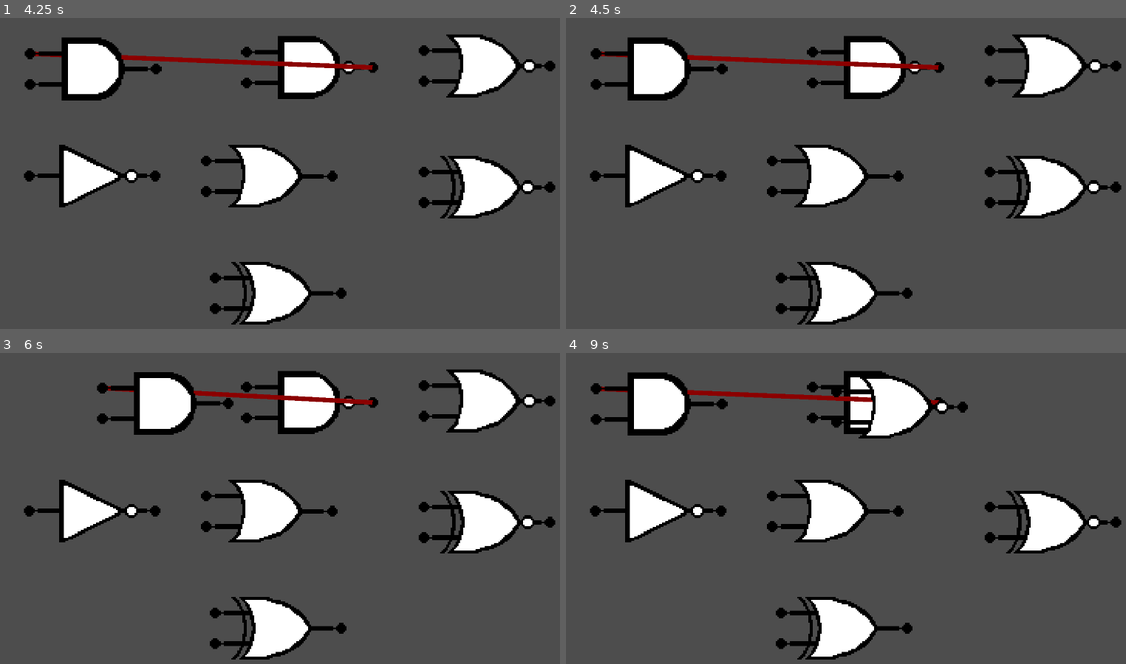
Above: before the commit, frames 1-4 (two rows, left to right).
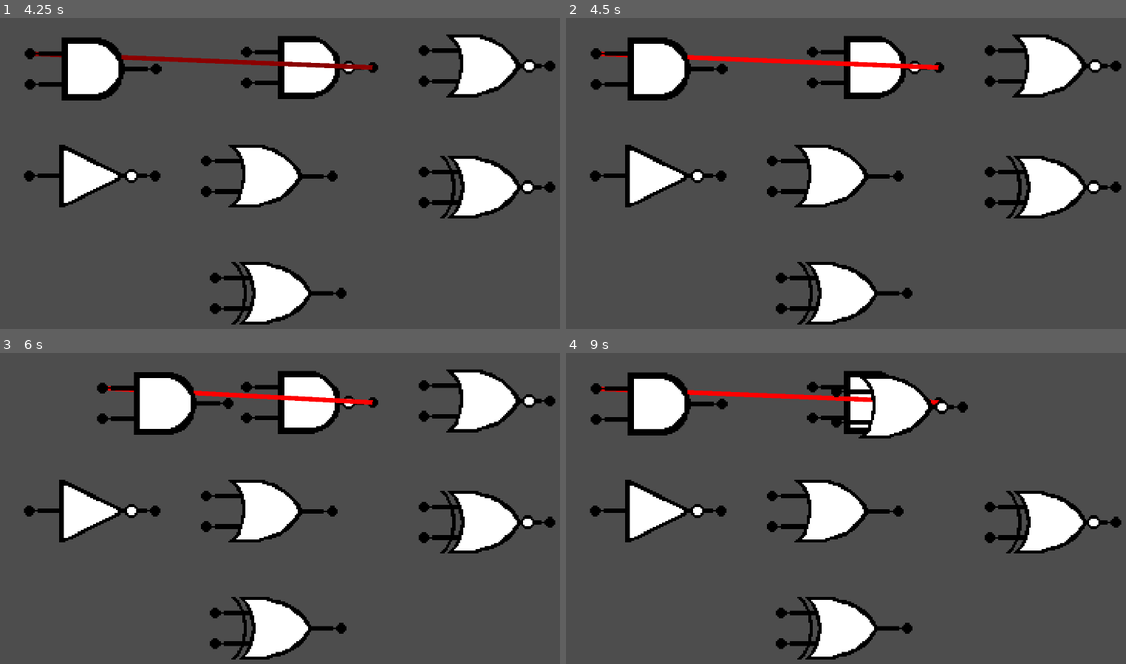
Above: after the commit, the same moments.

Repository: LucasFResende/Jogo-Circuitos-Digitais
Game: Godot game, scene res://teste/teste_ligar_portas.tscn
Two runs of this game, one before a commit and one after it. Both use one fixed random seed, a clock stepped at 60 frames per second and the inputs below. This scene is started directly instead of the project's main scene.
Inputs (mouse positions are in pixels of both pictures, inside the frame that each line leads up to):
- Up to frame 1 (4.25 s): tap Enter at 0.5, 2 s; drag from (375, 67) to (246, 52) at 0.52 s; tap Space at 1.25, 2.75 s; drag from (246, 52) to (375, 67) at 1.27 s; move the mouse to (246, 83) at 2.02 s; press the mouse at (246, 83) at 2.03 s; release the mouse at (246, 83) at 2.75 s; drag from (308, 67) to (28, 52) at 2.77 s; drag from (156, 67) to (28, 52) at 3.52 s
- Up to frame 2 (4.5 s): tap Enter at 4.25 s; drag from (594, 52) to (812, 83) at 4.27 s
- Up to frame 3 (6 s): tap Space at 5 s; move the mouse to (28, 418) at 5.02 s; press the mouse at (28, 418) at 5.03 s; release the mouse at (28, 418) at 5.75 s; drag from (95, 402) to (308, 402) at 5.77 s
- Up to frame 4 (9 s): drag from (991, 384) to (594, 418) at 6.52 s; drag from (991, 415) to (594, 418) at 7.27 s; move the mouse to (1114, 399) at 8.02 s; press the mouse at (1114, 399) at 8.03 s; right-click (1114, 399) at 8.1 s; release the mouse at (1114, 399) at 8.75 s; drag from (1058, 399) to (594, 418) at 8.77 s

Frame 1 is identical in both runs. In frame 2, 0.7% of the frame differs, in the area x 6-67%, y 10-17%; in frame 3, 0.5%; in frame 4, 0.6%.
Error in both runs: Cannot call method 'add_child' on a null value. (res://scripts/porta_logica.gd:26)

Commit message:
Finalização do desenvolvimento da lógica de emissão de sinal, adição da funcionalidade de todas as portas, criação de emissor e receptor de sinal

Diff:
--- a/cenarios/editor_cenario.tscn
+++ b/cenarios/editor_cenario.tscn
@@ -3,14 +3,17 @@
 [ext_resource type="Texture2D" uid="uid://bxgwroxxsxux1" path="res://addons/cenario/UI-Edicao-Circuito-Concept.png" id="1_c087g"]
 [ext_resource type="Texture2D" uid="uid://c6d7qjnecuvpy" path="res://addons/cenario/barra.png" id="2_6ulvt"]
 [ext_resource type="PackedScene" uid="uid://begdjq2f7k3lr" path="res://cenarios/fechar_button.tscn" id="3_luy5i"]
+[ext_resource type="Script" uid="uid://cfscb2ao1diy5" path="res://scripts/lista_portas.gd" id="5_miamp"]
 [ext_resource type="PackedScene" uid="uid://drwujyv6abhfd" path="res://objetos/porta_and.tscn" id="5_rc6gm"]
 [ext_resource type="Texture2D" uid="uid://cibnqtuc4dgq8" path="res://addons/cenario/seta.png" id="5_tl5uj"]
 [ext_resource type="PackedScene" uid="uid://cgdlbfcdpeni2" path="res://objetos/porta_nand.tscn" id="6_miamp"]
 [ext_resource type="PackedScene" uid="uid://dqqn0f37jrurl" path="res://objetos/porta_nor.tscn" id="7_pfohb"]
+[ext_resource type="PackedScene" uid="uid://cfks82n2ykoe6" path="res://objetos/receptor_sinal.tscn" id="7_rc6gm"]
 [ext_resource type="PackedScene" uid="uid://chbvjwgwihu33" path="res://objetos/porta_not.tscn" id="8_v0pkc"]
 [ext_resource type="PackedScene" uid="uid://dojaf0u8vki8r" path="res://objetos/porta_or.tscn" id="9_l38a8"]
 [ext_resource type="PackedScene" uid="uid://balvo76xl87jm" path="res://objetos/porta_xnor.tscn" id="10_613l6"]
 [ext_resource type="PackedScene" uid="uid://bmasn50rrds44" path="res://objetos/porta_xor.tscn" id="11_648rf"]
+[ext_resource type="PackedScene" uid="uid://dn60c7wb5sjen" path="res://objetos/fonte_sinal.tscn" id="11_rc6gm"]
 
 [sub_resource type="StyleBoxTexture" id="StyleBoxTexture_f1574"]
 texture = ExtResource("1_c087g")
@@ -21,10 +24,14 @@
 [sub_resource type="StyleBoxFlat" id="StyleBoxFlat_5183e"]
 bg_color = Color(0.6, 0.6, 0.6, 0)
 
+[sub_resource type="StyleBoxEmpty" id="StyleBoxEmpty_648rf"]
+
 [sub_resource type="StyleBoxEmpty" id="StyleBoxEmpty_mggl4"]
 
 [sub_resource type="StyleBoxFlat" id="StyleBoxFlat_f1574"]
 bg_color = Color(0.6, 0.6, 0.6, 0)
+
+[sub_resource type="StyleBoxEmpty" id="StyleBoxEmpty_613l6"]
 
 [sub_resource type="StyleBoxEmpty" id="StyleBoxEmpty_tv0sf"]
 
@@ -88,6 +95,7 @@
 offset_right = -475.0
 offset_bottom = 512.0
 theme_override_styles/normal = SubResource("StyleBoxFlat_5183e")
+theme_override_styles/pressed = SubResource("StyleBoxEmpty_648rf")
 theme_override_styles/hover = SubResource("StyleBoxEmpty_mggl4")
 icon = ExtResource("5_tl5uj")
 icon_alignment = 1
@@ -100,11 +108,12 @@
 offset_bottom = 512.0
 scale = Vector2(-1, 1)
 theme_override_styles/normal = SubResource("StyleBoxFlat_f1574")
+theme_override_styles/pressed = SubResource("StyleBoxEmpty_613l6")
 theme_override_styles/hover = SubResource("StyleBoxEmpty_tv0sf")
 icon = ExtResource("5_tl5uj")
 icon_alignment = 1
 
-[node name="HBoxContainer" type="HBoxContainer" parent="." unique_id=1528491819]
+[node name="HBoxContainer" type="HBoxContainer" parent="." unique_id=1528491819 node_paths=PackedStringArray("lista_nos")]
 layout_mode = 0
 offset_left = -459.0
 offset_top = 405.6
@@ -114,48 +123,37 @@
 mouse_filter = 2
 theme_override_constants/separation = 140
 alignment = 1
+script = ExtResource("5_miamp")
+lista = Array[PackedScene]([ExtResource("11_rc6gm"), ExtResource("5_rc6gm"), ExtResource("6_miamp"), ExtResource("7_pfohb"), ExtResource("8_v0pkc"), ExtResource("9_l38a8"), ExtResource("10_613l6"), ExtResource("11_648rf"), ExtResource("7_rc6gm")])
+lista_nos = [NodePath("Control"), NodePath("Control2"), NodePath("Control3"), NodePath("Control4"), NodePath("Control5"), NodePath("Control6"), NodePath("Control7")]
 
 [node name="Control" type="Control" parent="HBoxContainer" unique_id=476676322]
 layout_mode = 2
 size_flags_vertical = 4
 
-[node name="PortaAnd" parent="HBoxContainer/Control" unique_id=1581419183 instance=ExtResource("5_rc6gm")]
-
 [node name="Control2" type="Control" parent="HBoxContainer" unique_id=998995857]
 layout_mode = 2
 size_flags_vertical = 4
-
-[node name="PortaNand" parent="HBoxContainer/Control2" unique_id=445273209 instance=ExtResource("6_miamp")]
 
 [node name="Control3" type="Control" parent="HBoxContainer" unique_id=504192515]
 layout_mode = 2
 size_flags_vertical = 4
 
-[node name="PortaNor" parent="HBoxContainer/Control3" unique_id=443077450 instance=ExtResource("7_pfohb")]
-
 [node name="Control4" type="Control" parent="HBoxContainer" unique_id=789037700]
 layout_mode = 2
 size_flags_vertical = 4
-
-[node name="PortaNot" parent="HBoxContainer/Control4" unique_id=1974483858 instance=ExtResource("8_v0pkc")]
 
 [node name="Control5" type="Control" parent="HBoxContainer" unique_id=508081973]
 layout_mode = 2
 size_flags_vertical = 4
 
-[node name="PortaOr" parent="HBoxContainer/Control5" unique_id=2034512787 instance=ExtResource("9_l38a8")]
-
 [node name="Control6" type="Control" parent="HBoxContainer" unique_id=836360393]
 layout_mode = 2
 size_flags_vertical = 4
 
-[node name="PortaXnor" parent="HBoxContainer/Control6" unique_id=1232400015 instance=ExtResource("10_613l6")]
-
 [node name="Control7" type="Control" parent="HBoxContainer" unique_id=1207555114]
 layout_mode = 2
 size_flags_vertical = 4
-
-[node name="PortaXor" parent="HBoxContainer/Control7" unique_id=1846314272 instance=ExtResource("11_648rf")]
 
 [node name="Circuito" type="Control" parent="." unique_id=946407543 groups=["circuito"]]
 unique_name_in_owner = true
@@ -163,3 +161,10 @@
 offset_right = 40.0
 offset_bottom = 40.0
 mouse_filter = 2
+
+[connection signal="mouse_entered" from="EsquerdaButton" to="HBoxContainer" method="_on_mouse_entered"]
+[connection signal="mouse_exited" from="EsquerdaButton" to="HBoxContainer" method="_on_mouse_exited"]
+[connection signal="pressed" from="EsquerdaButton" to="HBoxContainer" method="_on_esquerda_button_pressed"]
+[connection signal="mouse_entered" from="DireiraButton" to="HBoxContainer" method="_on_mouse_entered"]
+[connection signal="mouse_exited" from="DireiraButton" to="HBoxContainer" method="_on_mouse_exited"]
+[connection signal="pressed" from="DireiraButton" to="HBoxContainer" method="_on_direira_button_pressed"]
--- /dev/null
+++ b/objetos/fonte_sinal.tscn
@@ -0,0 +1,54 @@
+[gd_scene format=3 uid="uid://dn60c7wb5sjen"]
+
+[ext_resource type="Texture2D" uid="uid://drpni1a42jpdy" path="res://addons/portas_logicas/fonte_sinal1.png" id="1_wa0ky"]
+[ext_resource type="Script" uid="uid://dhvd5sbnkf046" path="res://scripts/fonte_sinal.gd" id="2_4o7b4"]
+[ext_resource type="Script" uid="uid://cf4yuhndq8e5r" path="res://scripts/saida.gd" id="3_4o7b4"]
+[ext_resource type="Script" uid="uid://bcdos2akgrs6b" path="res://scripts/butao_ligar_desligar.gd" id="4_qkl8o"]
+
+[sub_resource type="CircleShape2D" id="CircleShape2D_f1574"]
+radius = 3.535534
+
+[sub_resource type="RectangleShape2D" id="RectangleShape2D_f1574"]
+size = Vector2(53, 54)
+
+[sub_resource type="RectangleShape2D" id="RectangleShape2D_ie5d1"]
+size = Vector2(20, 18)
+
+[node name="FonteSinal" type="Sprite2D" unique_id=766838194]
+scale = Vector2(1.4, 1.4)
+texture = ExtResource("1_wa0ky")
+flip_h = true
+script = ExtResource("2_4o7b4")
+
+[node name="SaidaLigacao" type="Node2D" parent="." unique_id=625803256]
+unique_name_in_owner = true
+
+[node name="Saida" type="Area2D" parent="." unique_id=909673985 groups=["saida"]]
+position = Vector2(49, 13.5)
+script = ExtResource("3_4o7b4")
+
+[node name="CollisionShape2D" type="CollisionShape2D" parent="Saida" unique_id=1478469236]
+shape = SubResource("CircleShape2D_f1574")
+
+[node name="ArrastarArea" type="Area2D" parent="." unique_id=1918893829]
+unique_name_in_owner = true
+position = Vector2(-36, 0)
+
+[node name="CollisionShape2D" type="CollisionShape2D" parent="ArrastarArea" unique_id=789639193]
+position = Vector2(8.5, -1)
+shape = SubResource("RectangleShape2D_f1574")
+
+[node name="ButaoLigarDesligar" type="Area2D" parent="." unique_id=1367436659]
+unique_name_in_owner = true
+position = Vector2(15, 10)
+script = ExtResource("4_qkl8o")
+
+[node name="CollisionShape2D" type="CollisionShape2D" parent="ButaoLigarDesligar" unique_id=2003366656]
+shape = SubResource("RectangleShape2D_ie5d1")
+
+[connection signal="input_event" from="Saida" to="Saida" method="_on_input_event"]
+[connection signal="mouse_entered" from="Saida" to="Saida" method="_on_mouse_entered"]
+[connection signal="mouse_exited" from="Saida" to="Saida" method="_on_mouse_exited"]
+[connection signal="input_event" from="ButaoLigarDesligar" to="." method="_on_butao_ligar_desligar_input_event"]
+[connection signal="mouse_entered" from="ButaoLigarDesligar" to="ButaoLigarDesligar" method="_on_mouse_entered"]
+[connection signal="mouse_exited" from="ButaoLigarDesligar" to="ButaoLigarDesligar" method="_on_mouse_exited"]
--- a/objetos/porta_and.tscn
+++ b/objetos/porta_and.tscn
@@ -2,7 +2,7 @@
 
 [ext_resource type="Texture2D" uid="uid://sjyq6epe1psf" path="res://addons/portas_logicas/porta_and.png" id="1_amh64"]
 [ext_resource type="Script" uid="uid://cf4yuhndq8e5r" path="res://scripts/saida.gd" id="2_42eg7"]
-[ext_resource type="Script" uid="uid://b07g66uolohvj" path="res://scripts/porta_logica.gd" id="2_teanx"]
+[ext_resource type="Script" uid="uid://coxswnge7c5uq" path="res://scripts/porta_and.gd" id="2_teanx"]
 [ext_resource type="Script" uid="uid://cyg3iye50vir6" path="res://scripts/entrada.gd" id="4_teanx"]
 
 [sub_resource type="CircleShape2D" id="CircleShape2D_teanx"]
--- a/objetos/porta_nand.tscn
+++ b/objetos/porta_nand.tscn
@@ -1,7 +1,7 @@
 [gd_scene format=3 uid="uid://cgdlbfcdpeni2"]
 
 [ext_resource type="Texture2D" uid="uid://ddk3dt73m4dxs" path="res://addons/portas_logicas/porta_nand.png" id="1_ssvex"]
-[ext_resource type="Script" uid="uid://b07g66uolohvj" path="res://scripts/porta_logica.gd" id="2_e8mnd"]
+[ext_resource type="Script" uid="uid://cqxiqdac4um2i" path="res://scripts/porta_nand.gd" id="2_e8mnd"]
 [ext_resource type="Script" uid="uid://cf4yuhndq8e5r" path="res://scripts/saida.gd" id="3_e8mnd"]
 [ext_resource type="Script" uid="uid://cyg3iye50vir6" path="res://scripts/entrada.gd" id="4_e8mnd"]
 
--- a/objetos/porta_nor.tscn
+++ b/objetos/porta_nor.tscn
@@ -1,7 +1,7 @@
 [gd_scene format=3 uid="uid://dqqn0f37jrurl"]
 
 [ext_resource type="Texture2D" uid="uid://cyjaw2ok16efh" path="res://addons/portas_logicas/porta_nor.png" id="1_ypid3"]
-[ext_resource type="Script" uid="uid://b07g66uolohvj" path="res://scripts/porta_logica.gd" id="2_byw2l"]
+[ext_resource type="Script" uid="uid://dlwwe0g4qylly" path="res://scripts/porta_nor.gd" id="2_yqnv8"]
 [ext_resource type="Script" uid="uid://cyg3iye50vir6" path="res://scripts/entrada.gd" id="3_32kd5"]
 [ext_resource type="Script" uid="uid://cf4yuhndq8e5r" path="res://scripts/saida.gd" id="3_yqnv8"]
 
@@ -14,7 +14,7 @@
 [node name="PortaNor" type="Sprite2D" unique_id=443077450]
 scale = Vector2(1.5, 1.5)
 texture = ExtResource("1_ypid3")
-script = ExtResource("2_byw2l")
+script = ExtResource("2_yqnv8")
 
 [node name="SaidaLigacao" type="Node2D" parent="." unique_id=917329911]
 unique_name_in_owner = true
--- a/objetos/porta_not.tscn
+++ b/objetos/porta_not.tscn
@@ -1,7 +1,7 @@
 [gd_scene format=3 uid="uid://chbvjwgwihu33"]
 
 [ext_resource type="Texture2D" uid="uid://dxiigm6iiyvx8" path="res://addons/portas_logicas/porta_not.png" id="1_gn0eq"]
-[ext_resource type="Script" uid="uid://b07g66uolohvj" path="res://scripts/porta_logica.gd" id="2_iyca6"]
+[ext_resource type="Script" uid="uid://rats2iymkmc8" path="res://scripts/porta_not.gd" id="2_o2ckj"]
 [ext_resource type="Script" uid="uid://cyg3iye50vir6" path="res://scripts/entrada.gd" id="3_boejh"]
 [ext_resource type="Script" uid="uid://cf4yuhndq8e5r" path="res://scripts/saida.gd" id="3_o2ckj"]
 
@@ -17,7 +17,7 @@
 [node name="PortaNot" type="Sprite2D" unique_id=1974483858]
 scale = Vector2(1.5, 1.5)
 texture = ExtResource("1_gn0eq")
-script = ExtResource("2_iyca6")
+script = ExtResource("2_o2ckj")
 
 [node name="SaidaLigacao" type="Node2D" parent="." unique_id=1765386179]
 unique_name_in_owner = true
@@ -29,11 +29,11 @@
 [node name="CollisionShape2D" type="CollisionShape2D" parent="Entrada1" unique_id=952071021]
 shape = SubResource("CircleShape2D_e4rou")
 
-[node name="Saída" type="Area2D" parent="." unique_id=1243853540 groups=["saida"]]
+[node name="Saida" type="Area2D" parent="." unique_id=1243853540 groups=["saida"]]
 position = Vector2(41, 0)
 script = ExtResource("3_o2ckj")
 
-[node name="CollisionShape2D" type="CollisionShape2D" parent="Saída" unique_id=1306402379]
+[node name="CollisionShape2D" type="CollisionShape2D" parent="Saida" unique_id=1306402379]
 shape = SubResource("CircleShape2D_iyca6")
 
 [node name="ArrastarArea" type="Area2D" parent="." unique_id=2014270412]
@@ -46,6 +46,6 @@
 [connection signal="input_event" from="Entrada1" to="Entrada1" method="_on_input_event"]
 [connection signal="mouse_entered" from="Entrada1" to="Entrada1" method="_on_mouse_entered"]
 [connection signal="mouse_exited" from="Entrada1" to="Entrada1" method="_on_mouse_exited"]
-[connection signal="input_event" from="Saída" to="Saída" method="_on_input_event"]
-[connection signal="mouse_entered" from="Saída" to="Saída" method="_on_mouse_entered"]
-[connection signal="mouse_exited" from="Saída" to="Saída" method="_on_mouse_exited"]
+[connection signal="input_event" from="Saida" to="Saida" method="_on_input_event"]
+[connection signal="mouse_entered" from="Saida" to="Saida" method="_on_mouse_entered"]
+[connection signal="mouse_exited" from="Saida" to="Saida" method="_on_mouse_exited"]
--- a/objetos/porta_or.tscn
+++ b/objetos/porta_or.tscn
@@ -1,7 +1,7 @@
 [gd_scene format=3 uid="uid://dojaf0u8vki8r"]
 
 [ext_resource type="Texture2D" uid="uid://lhuwcp5enq1i" path="res://addons/portas_logicas/porta_or.png" id="1_efll8"]
-[ext_resource type="Script" uid="uid://b07g66uolohvj" path="res://scripts/porta_logica.gd" id="2_o6fur"]
+[ext_resource type="Script" uid="uid://cm8nue6x3ra2v" path="res://scripts/porta_or.gd" id="2_ykh8f"]
 [ext_resource type="Script" uid="uid://cyg3iye50vir6" path="res://scripts/entrada.gd" id="3_3fld5"]
 [ext_resource type="Script" uid="uid://cf4yuhndq8e5r" path="res://scripts/saida.gd" id="3_ykh8f"]
 
@@ -14,7 +14,7 @@
 [node name="PortaOr" type="Sprite2D" unique_id=2034512787]
 scale = Vector2(1.5, 1.5)
 texture = ExtResource("1_efll8")
-script = ExtResource("2_o6fur")
+script = ExtResource("2_ykh8f")
 
 [node name="SaidaLigacao" type="Node2D" parent="." unique_id=507149804]
 unique_name_in_owner = true
--- a/objetos/porta_xnor.tscn
+++ b/objetos/porta_xnor.tscn
@@ -1,7 +1,7 @@
 [gd_scene format=3 uid="uid://balvo76xl87jm"]
 
 [ext_resource type="Texture2D" uid="uid://wkfsri3pl608" path="res://addons/portas_logicas/porta_xnor.png" id="1_0cjil"]
-[ext_resource type="Script" uid="uid://b07g66uolohvj" path="res://scripts/porta_logica.gd" id="2_jc5n5"]
+[ext_resource type="Script" uid="uid://ggw4hsldpknf" path="res://scripts/porta_xnor.gd" id="2_v4lp0"]
 [ext_resource type="Script" uid="uid://cyg3iye50vir6" path="res://scripts/entrada.gd" id="3_ms8hi"]
 [ext_resource type="Script" uid="uid://cf4yuhndq8e5r" path="res://scripts/saida.gd" id="3_v4lp0"]
 
@@ -14,7 +14,7 @@
 [node name="PortaXnor" type="Sprite2D" unique_id=1232400015]
 scale = Vector2(1.5, 1.5)
 texture = ExtResource("1_0cjil")
-script = ExtResource("2_jc5n5")
+script = ExtResource("2_v4lp0")
 
 [node name="SaidaLigacao" type="Node2D" parent="." unique_id=1994221236]
 unique_name_in_owner = true
--- a/objetos/porta_xor.tscn
+++ b/objetos/porta_xor.tscn
@@ -1,7 +1,7 @@
 [gd_scene format=3 uid="uid://bmasn50rrds44"]
 
 [ext_resource type="Texture2D" uid="uid://b8c0g2b3pry4k" path="res://addons/portas_logicas/porta_xor.png" id="1_ooypg"]
-[ext_resource type="Script" uid="uid://b07g66uolohvj" path="res://scripts/porta_logica.gd" id="2_14etl"]
+[ext_resource type="Script" uid="uid://bjjhffb2vk3j7" path="res://scripts/porta_xor.gd" id="2_km1xd"]
 [ext_resource type="Script" uid="uid://cf4yuhndq8e5r" path="res://scripts/saida.gd" id="3_km1xd"]
 [ext_resource type="Script" uid="uid://cyg3iye50vir6" path="res://scripts/entrada.gd" id="3_sxclp"]
 
@@ -14,7 +14,7 @@
 [node name="PortaXor" type="Sprite2D" unique_id=1846314272]
 scale = Vector2(1.5, 1.5)
 texture = ExtResource("1_ooypg")
-script = ExtResource("2_14etl")
+script = ExtResource("2_km1xd")
 
 [node name="SaidaLigacao" type="Node2D" parent="." unique_id=722191676]
 unique_name_in_owner = true
--- /dev/null
+++ b/objetos/receptor_sinal.tscn
@@ -0,0 +1,35 @@
+[gd_scene format=3 uid="uid://cfks82n2ykoe6"]
+
+[ext_resource type="Texture2D" uid="uid://d2ybhugsefn1q" path="res://addons/portas_logicas/receptor_sinal1.png" id="1_2c27v"]
+[ext_resource type="Script" uid="uid://cry5i0favdibq" path="res://scripts/receptor_sinal.gd" id="2_bd05w"]
+[ext_resource type="Script" uid="uid://cyg3iye50vir6" path="res://scripts/entrada.gd" id="2_t3odr"]
+
+[sub_resource type="CircleShape2D" id="CircleShape2D_f1574"]
+radius = 3.0
+
+[sub_resource type="RectangleShape2D" id="RectangleShape2D_f1574"]
+size = Vector2(43, 49)
+
+[node name="ReceptorSinal" type="Sprite2D" unique_id=1608594445]
+scale = Vector2(1.5, 1.5)
+texture = ExtResource("1_2c27v")
+script = ExtResource("2_bd05w")
+
+[node name="Entrada" type="Area2D" parent="." unique_id=929402223]
+position = Vector2(-25, 15)
+script = ExtResource("2_t3odr")
+
+[node name="CollisionShape2D" type="CollisionShape2D" parent="Entrada" unique_id=963486215]
+shape = SubResource("CircleShape2D_f1574")
+
+[node name="ArrastarArea" type="Area2D" parent="." unique_id=2114729614]
+unique_name_in_owner = true
+position = Vector2(11, 0)
+
+[node name="CollisionShape2D" type="CollisionShape2D" parent="ArrastarArea" unique_id=1608005970]
+position = Vector2(-3.5, -0.5)
+shape = SubResource("RectangleShape2D_f1574")
+
+[connection signal="input_event" from="Entrada" to="Entrada" method="_on_input_event"]
+[connection signal="mouse_entered" from="Entrada" to="Entrada" method="_on_mouse_entered"]
+[connection signal="mouse_exited" from="Entrada" to="Entrada" method="_on_mouse_exited"]
--- /dev/null
+++ b/scripts/butao_ligar_desligar.gd
@@ -0,0 +1,19 @@
+extends Area2D
+
+
+# Called when the node enters the scene tree for the first time.
+func _ready() -> void:
+	pass # Replace with function body.
+
+
+# Called every frame. 'delta' is the elapsed time since the previous frame.
+func _process(delta: float) -> void:
+	pass
+
+
+func _on_mouse_entered() -> void:
+	Input.set_custom_mouse_cursor(load(Global.mouse_selecao),Input.CURSOR_ARROW,Vector2(15,0))
+
+
+func _on_mouse_exited() -> void:
+	Input.set_custom_mouse_cursor(load(Global.mouse_padrao))
--- /dev/null
+++ b/scripts/fonte_sinal.gd
@@ -0,0 +1,19 @@
+class_name FonteSinal
+extends PortaLogica
+
+@onready var sprite_ligado = load("res://addons/portas_logicas/fonte_sinal1.png")
+@onready var sprite_desligado = load("res://addons/portas_logicas/fonte_sinal2.png")
+
+
+func mudar_saida() -> void:
+	if sinal == false:
+		sinal = true
+		set("texture",sprite_desligado)
+	else:
+		sinal = false
+		set("texture",sprite_ligado)
+	$Saida.sinal = sinal
+
+func _on_butao_ligar_desligar_input_event(viewport: Node, event: InputEvent, shape_idx: int) -> void:
+	if event.is_action_pressed("btn_esquerdo"):
+		mudar_saida()
--- /dev/null
+++ b/scripts/lista_portas.gd
@@ -0,0 +1,38 @@
+extends HBoxContainer
+
+@export var lista: Array[PackedScene]
+var offset:int = 0
+@export var lista_nos:Array[Control]
+
+func _ready() -> void:
+	atualizar_lista_exibida()
+
+func atualizar_lista_exibida() -> void:
+	for i in range(len(lista_nos)):
+		var no:Control = lista_nos[i]
+		if no.get_child_count()>0:
+			no.get_child(0).call_deferred("queue_free")
+		no.add_child(lista[i+offset].instantiate())
+
+func _on_esquerda_button_pressed() -> void:
+	if offset == 0:
+		pass
+	else:
+		offset-=1
+		atualizar_lista_exibida()
+
+
+func _on_direira_button_pressed() -> void:
+	if len(lista_nos)+offset > len(lista)-1:
+		pass
+	else:
+		offset+=1
+		atualizar_lista_exibida()
+
+
+func _on_mouse_entered() -> void:
+	Input.set_custom_mouse_cursor(load(Global.mouse_selecao),Input.CURSOR_ARROW,Vector2(15,0))
+
+
+func _on_mouse_exited() -> void:
+	Input.set_custom_mouse_cursor(load(Global.mouse_padrao))
--- /dev/null
+++ b/scripts/porta_and.gd
@@ -0,0 +1,7 @@
+extends PortaLogica
+
+func verificar_logica() -> void:
+	var valor1 = $Entrada1.sinal
+	var valor2 = $Entrada2.sinal
+	sinal = valor1 and valor2
+	$Saida.sinal = sinal
--- a/scripts/porta_logica.gd
+++ b/scripts/porta_logica.gd
@@ -5,7 +5,7 @@
 var pode_duplicar:bool = true
 var clique_offset: Vector2 = Vector2.ZERO
 var posicao_origem: Vector2
-var sinal:int
+var sinal:bool = 0
 
 @onready var area_2d: Area2D = %ArrastarArea
 @onready var id:int = rand_from_seed(self.name.hash())[0]
@@ -32,6 +32,7 @@
 
 # Called every frame. 'delta' is the elapsed time since the previous frame.
 func _process(delta: float) -> void:
+	verificar_logica()
 	if esta_arrastando:
 		global_position = get_global_mouse_position() - clique_offset
 
@@ -42,5 +43,5 @@
 			esta_arrastando = true
 			clique_offset = get_global_mouse_position() - global_position
 
-func verificar_logica(valor1:int, valor2:int) -> int:
-	return 0
+func verificar_logica() -> void:
+	pass
--- /dev/null
+++ b/scripts/porta_nand.gd
@@ -0,0 +1,7 @@
+extends PortaLogica
+
+func verificar_logica() -> void:
+	var valor1 = $Entrada1.sinal
+	var valor2 = $Entrada2.sinal
+	sinal = !(valor1 and valor2)
+	$Saida.sinal = sinal
--- /dev/null
+++ b/scripts/porta_nor.gd
@@ -0,0 +1,7 @@
+extends PortaLogica
+
+func verificar_logica() -> void:
+	var valor1 = $Entrada1.sinal
+	var valor2 = $Entrada2.sinal
+	sinal = !(valor1 or valor2)
+	$Saida.sinal = sinal
--- /dev/null
+++ b/scripts/porta_not.gd
@@ -0,0 +1,10 @@
+extends PortaLogica
+
+func _ready() -> void:
+	area_2d.input_event.connect(_on_area_2d_input_event)
+	$Entrada1.sinal = 1
+
+func verificar_logica() -> void:
+	var valor1 = $Entrada1.sinal
+	sinal = !valor1
+	$Saida.sinal = sinal
--- /dev/null
+++ b/scripts/porta_or.gd
@@ -0,0 +1,7 @@
+extends PortaLogica
+
+func verificar_logica() -> void:
+	var valor1 = $Entrada1.sinal
+	var valor2 = $Entrada2.sinal
+	sinal = valor1 or valor2
+	$Saida.sinal = sinal
--- /dev/null
+++ b/scripts/porta_xnor.gd
@@ -0,0 +1,7 @@
+extends PortaLogica
+
+func verificar_logica() -> void:
+	var valor1 = $Entrada1.sinal
+	var valor2 = $Entrada2.sinal
+	sinal = (!valor1 and !valor2) or (valor1 and valor2)
+	$Saida.sinal = sinal
--- /dev/null
+++ b/scripts/porta_xor.gd
@@ -0,0 +1,7 @@
+extends PortaLogica
+
+func verificar_logica() -> void:
+	var valor1 = $Entrada1.sinal
+	var valor2 = $Entrada2.sinal
+	sinal = (!valor1 and valor2) or (valor1 and !valor2)
+	$Saida.sinal = sinal
--- /dev/null
+++ b/scripts/receptor_sinal.gd
@@ -0,0 +1,10 @@
+extends PortaLogica
+
+@onready var ligado = load("res://addons/portas_logicas/receptor_sinal2.png")
+@onready var desligado = load("res://addons/portas_logicas/receptor_sinal1.png")
+
+func verificar_logica() -> void:
+	if $Entrada.sinal:
+		set("texture",ligado)
+	else:
+		set("texture",desligado)
--- a/teste/teste_clicar_arrastar.tscn
+++ b/teste/teste_clicar_arrastar.tscn
@@ -1,6 +1,7 @@
 [gd_scene format=3 uid="uid://bf0g81m6ley5x"]
 
 [ext_resource type="PackedScene" uid="uid://drwujyv6abhfd" path="res://objetos/porta_and.tscn" id="1_q3eed"]
+[ext_resource type="PackedScene" uid="uid://dn60c7wb5sjen" path="res://objetos/fonte_sinal.tscn" id="2_t8qg1"]
 
 [node name="Node2D" type="Control" unique_id=929546119]
 layout_mode = 3
@@ -8,3 +9,6 @@
 
 [node name="PortaAnd" parent="." unique_id=1581419183 instance=ExtResource("1_q3eed")]
 position = Vector2(986, 1002)
+
+[node name="FonteSinal" parent="." unique_id=766838194 instance=ExtResource("2_t8qg1")]
+position = Vector2(736, 866)
Binary file added: addons/portas_logicas/fonte_sinal1.png
Not shown, added: addons/portas_logicas/fonte_sinal1.png.import
Binary file added: addons/portas_logicas/fonte_sinal2.png
Not shown, added: addons/portas_logicas/fonte_sinal2.png.import
Binary file added: addons/portas_logicas/receptor_sinal1.png
Not shown, added: addons/portas_logicas/receptor_sinal1.png.import
Binary file added: addons/portas_logicas/receptor_sinal2.png
Not shown, added: addons/portas_logicas/receptor_sinal2.png.import
Not shown, added: export_presets.cfg
Not shown, added: scripts/butao_ligar_desligar.gd.uid
Not shown, added: scripts/fonte_sinal.gd.uid
Not shown, added: scripts/lista_portas.gd.uid
(and 8 more such lines)
